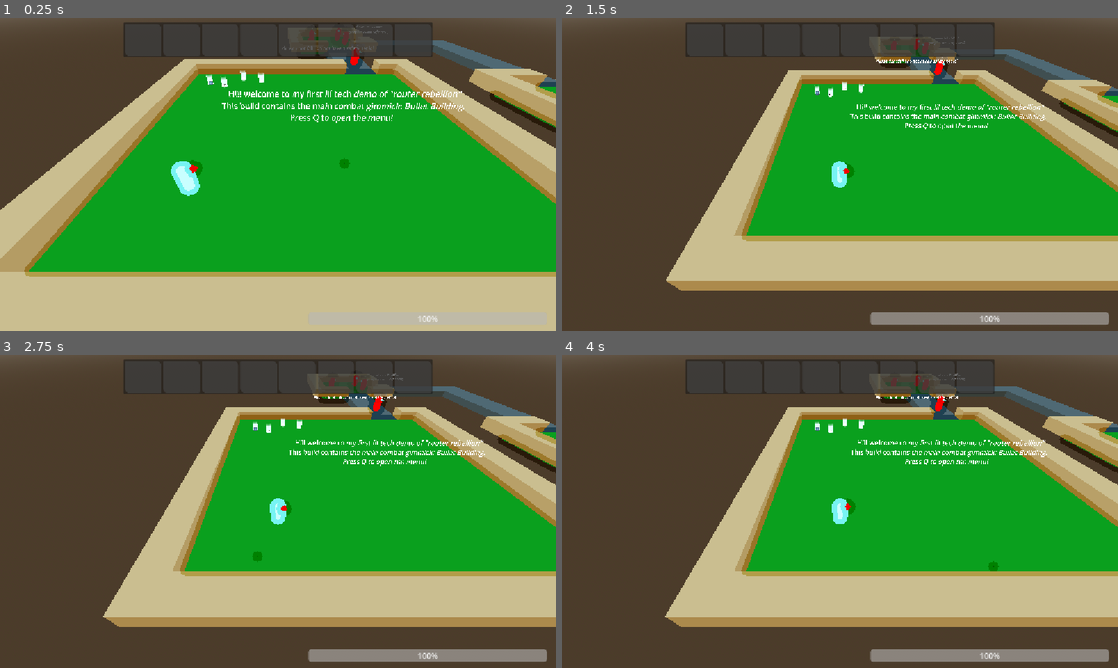
Above: before the commit, frames 1-4 (two rows, left to right).
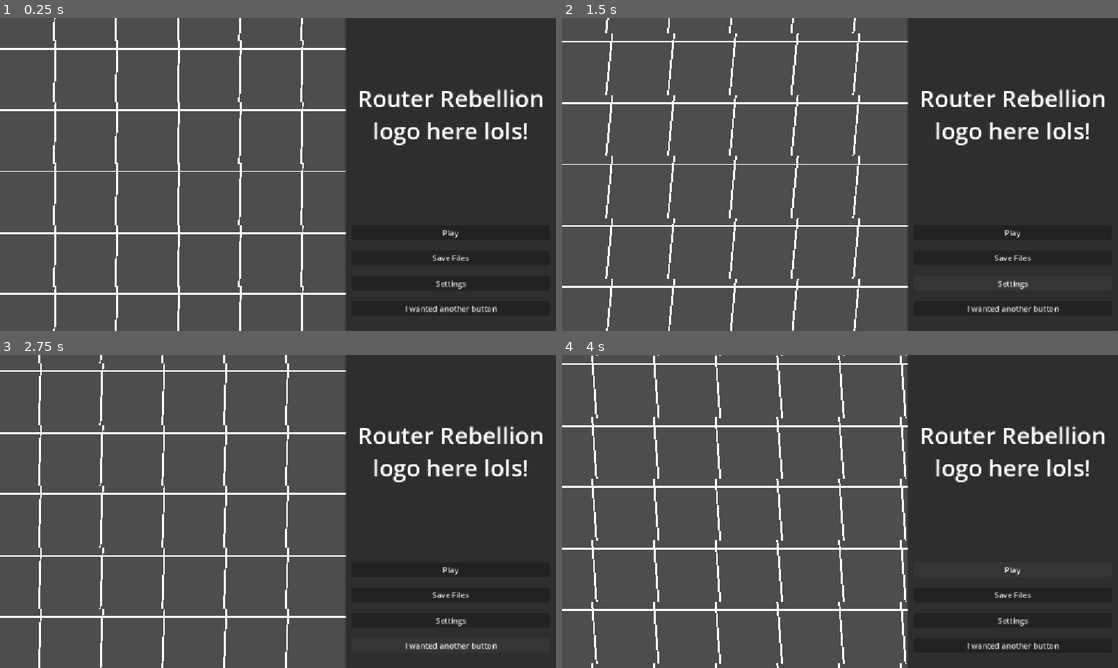
Above: after the commit, the same moments.

Repository: Kaplin86/Router-Rebellion
Game: Godot game, scene res://scenes/uiElements/mainMenu.tscn
Same seed, same stepped clock (60 frames per second), same inputs: the game is played once before the commit and once after it. Before the commit the project starts from res://scenes/testing.tscn. The engine's default icon, where the game draws it, is replaced by a stand-in: a white triangle on a blue panel in a dark square.
Inputs (mouse positions are in pixels of both pictures, inside the frame that each line leads up to):
- Up to frame 1 (0.25 s): no input
- Up to frame 2 (1.5 s): click (1012, 259) at 0.5 s, where only the run after the commit has a clickable "Save Files"; click (1012, 284) at 1.25 s, where only the run after the commit has a clickable "Settings"
- Up to frame 3 (2.75 s): click (450, 646) at 2 s, where only the run after the commit has a clickable "I wanted another button"
- Up to frame 4 (4 s): click (1012, 570) at 2.75 s, where only the run after the commit has a clickable "Play"; click (1012, 570) at 3.5 s, where only the run after the commit has a clickable "Play"

The runs differ from the first frame. In frame 1, 94% of the frame differs, in the area x 0-100%, y 0-100%; in frame 2, 94%; in frame 3, 93%; in frame 4, 94%.

Commit message:
main menu and enemy spawn triggers

Diff:
--- a/project.godot
+++ b/project.godot
@@ -11,7 +11,7 @@
 [application]
 
 config/name="Router Rebellion"
-run/main_scene="uid://bk0dotxgst7se"
+run/main_scene="uid://bbp3u6k5hjov3"
 config/features=PackedStringArray("4.6", "GL Compatibility")
 config/icon="res://icon.svg"
 
--- a/scenes/testing.tscn
+++ b/scenes/testing.tscn
@@ -11,6 +11,7 @@
 [ext_resource type="PackedScene" uid="uid://bjkqckhiyoipf" path="res://scenes/ground_item.tscn" id="8_gi1h7"]
 [ext_resource type="Script" uid="uid://xarx23kgsax4" path="res://scripts/resources/bulletPayload.gd" id="9_jjnc2"]
 [ext_resource type="Script" uid="uid://bn1yxx3psvedp" path="res://scripts/resources/statusEffect.gd" id="11_8mr64"]
+[ext_resource type="Script" uid="uid://cgd4d376xsd2s" path="res://scripts/triggers/enemySpawnTrigger.gd" id="12_utrvu"]
 
 [sub_resource type="NavigationMesh" id="NavigationMesh_5qbqa"]
 vertices = PackedVector3Array(-10.25, 4.5, -19.5, -10.5, 4.5, -23.5, -11.5, 4.5, -23.5, -11.5, 4.5, -18.5, 16.5, 4.5, - …(1118 unchanged characters)…
@@ -104,6 +105,14 @@
 visualType = "Scraps"
 metadata/_custom_type_script = "uid://xarx23kgsax4"
 
+[sub_resource type="BoxShape3D" id="BoxShape3D_yh20h"]
+size = Vector3(3.8510132, 4.8428955, 4.9296875)
+
+[sub_resource type="BoxShape3D" id="BoxShape3D_uf0dc"]
+size = Vector3(1, 3.246582, 4.444763)
+
+[sub_resource type="PrismMesh" id="PrismMesh_ci1tm"]
+
 [node name="Node3D" type="Node3D" unique_id=902027734]
 
 [node name="NavigationRegion3D" type="NavigationRegion3D" parent="." unique_id=1278466180]
@@ -265,26 +274,7 @@
 attackRange = 5
 base_movementSpeed = 200
 
-[node name="CharacterBody3D4" parent="." unique_id=69555869 instance=ExtResource("4_3dx25")]
-process_mode = 4
-transform = Transform3D(-0.03791693, 0, -0.99928087, 0, 1, 0, 0.99928087, 0, -0.03791693, -33.74184, 2.5, -7.189226)
-script = ExtResource("6_kri1i")
-attackRange = 5
-
-[node name="CharacterBody3D5" parent="." unique_id=1895944031 instance=ExtResource("4_3dx25")]
-process_mode = 4
-transform = Transform3D(0.97273946, 0, -0.23190066, 0, 1, 0, 0.23190066, 0, 0.97273946, -31.240685, 2.5, -1.846158)
-script = ExtResource("6_kri1i")
-attackRange = 5
-
-[node name="CharacterBody3D7" parent="." unique_id=839934690 instance=ExtResource("4_3dx25")]
-process_mode = 4
-transform = Transform3D(-0.97705674, 0, 0.21297929, 0, 1, 0, -0.21297929, 0, -0.97705674, -30.262476, 2.5000005, -7.790496)
-script = ExtResource("6_kri1i")
-attackRange = 5
-
 [node name="CharacterBody3D6" parent="." unique_id=654221772 instance=ExtResource("4_3dx25")]
-process_mode = 4
 transform = Transform3D(-2.677046, 0, -2.689879, 0, 3.795, 0, 2.689879, 0, -2.677046, -3.3133912, 4.970928, -41.005573)
 Hp = 100000000
 MaxHp = 100000000
@@ -307,3 +297,47 @@
 [node name="GroundItem4" parent="." unique_id=1399500853 instance=ExtResource("8_gi1h7")]
 transform = Transform3D(1, 0, 0, 0, 1, 0, 0, 0, 1, -11.766895, 1.7245572, 8.119394)
 Item = SubResource("Resource_utrvu")
+
+[node name="Area3D" type="Area3D" parent="." unique_id=439803314]
+script = ExtResource("12_utrvu")
+
+[node name="CollisionShape3D" type="CollisionShape3D" parent="Area3D" unique_id=80331697]
+transform = Transform3D(1, 0, 0, 0, 1, 0, 0, 0, 1, -29.958246, 1.9214478, -5.8345737)
+shape = SubResource("BoxShape3D_yh20h")
+
+[node name="CharacterBody3D4" parent="Area3D" unique_id=69555869 instance=ExtResource("4_3dx25")]
+process_mode = 4
+transform = Transform3D(-0.03791693, 0, -0.99928087, 0, 1, 0, 0.99928087, 0, -0.03791693, -32.60756, 2.5, -15.565064)
+visible = false
+script = ExtResource("6_kri1i")
+attackRange = 5
+base_movementSpeed = 100
+
+[node name="CharacterBody3D5" parent="Area3D" unique_id=1895944031 instance=ExtResource("4_3dx25")]
+process_mode = 4
+transform = Transform3D(0.97273946, 0, -0.23190066, 0, 1, 0, 0.23190066, 0, 0.97273946, -31.240685, 2.5, -13.976331)
+visible = false
+script = ExtResource("6_kri1i")
+attackRange = 5
+base_movementSpeed = 100
+
+[node name="CharacterBody3D7" parent="Area3D" unique_id=839934690 instance=ExtResource("4_3dx25")]
+process_mode = 4
+transform = Transform3D(-0.97705674, 0, 0.21297929, 0, 1, 0, -0.21297929, 0, -0.97705674, -31.356842, 2.5000005, -17.212559)
+visible = false
+script = ExtResource("6_kri1i")
+attackRange = 5
+base_movementSpeed = 100
+
+[node name="StaticBody3D" type="StaticBody3D" parent="Area3D" unique_id=30699384]
+process_mode = 4
+transform = Transform3D(1, 0, 0, 0, 1, 0, 0, 0, 1, -26.878733, 1.6928709, -6.116721)
+visible = false
+
+[node name="CollisionShape3D" type="CollisionShape3D" parent="Area3D/StaticBody3D" unique_id=613493497]
+transform = Transform3D(1, 0, 0, 0, 1, 0, 0, 0, 1, 0, 1.123291, -0.06137085)
+shape = SubResource("BoxShape3D_uf0dc")
+
+[node name="MeshInstance3D" type="MeshInstance3D" parent="Area3D/StaticBody3D" unique_id=42755218]
+transform = Transform3D(1, 0, 0, 0, 2.3713627, 0, 0, 0, 4.4267707, 0, 0, 0)
+mesh = SubResource("PrismMesh_ci1tm")
--- /dev/null
+++ b/scenes/uiElements/mainMenu.tscn
@@ -0,0 +1,130 @@
+[gd_scene format=3 uid="uid://bbp3u6k5hjov3"]
+
+[ext_resource type="Script" uid="uid://g1pj5oawjaq5" path="res://scripts/main_menu.gd" id="1_mimgg"]
+[ext_resource type="Texture2D" uid="uid://jrddly36s1uo" path="res://sprites/Ratio-1024x648.png" id="1_s4kk7"]
+
+[node name="Node2D" type="Control" unique_id=1840565244 node_paths=PackedStringArray("paralaxSkewNode")]
+layout_mode = 3
+anchors_preset = 15
+anchor_right = 1.0
+anchor_bottom = 1.0
+grow_horizontal = 2
+grow_vertical = 2
+script = ExtResource("1_mimgg")
+paralaxSkewNode = NodePath("Container/Parallax2D/Sprite2D")
+
+[node name="Container" type="Control" parent="." unique_id=1931459205]
+clip_contents = true
+anchors_preset = 0
+offset_right = 717.0
+offset_bottom = 648.0
+
+[node name="Parallax2D" type="Parallax2D" parent="Container" unique_id=1581832446]
+scroll_offset = Vector2(664, 214)
+repeat_size = Vector2(128, 127.275)
+autoscroll = Vector2(90, 90)
+repeat_times = 7
+screen_offset = Vector2(350, 350)
+
+[node name="Sprite2D" type="Node2D" parent="Container/Parallax2D" unique_id=1633393067]
+
+[node name="Control" type="Control" parent="Container/Parallax2D/Sprite2D" unique_id=415286994]
+layout_mode = 3
+anchors_preset = 0
+offset_left = -63.0
+offset_top = -63.274994
+offset_right = 64.0
+offset_bottom = 63.725006
+
+[node name="ColorRect" type="ColorRect" parent="Container/Parallax2D/Sprite2D/Control" unique_id=543529050]
+layout_mode = 0
+offset_right = 4.0
+offset_bottom = 128.0
+
+[node name="ColorRect2" type="ColorRect" parent="Container/Parallax2D/Sprite2D/Control" unique_id=131577393]
+layout_mode = 0
+offset_top = 19.0
+offset_right = 4.0
+offset_bottom = 147.0
+rotation = -1.5707964
+
+[node name="Panel" type="Panel" parent="." unique_id=2147021273]
+layout_mode = 0
+anchor_left = 0.6215278
+anchor_right = 1.0
+anchor_bottom = 1.0
+metadata/_edit_use_anchors_ = true
+
+[node name="VSplitContainer" type="VSplitContainer" parent="Panel" unique_id=1011520788]
+layout_mode = 1
+anchors_preset = 15
+anchor_right = 1.0
+anchor_bottom = 1.0
+grow_horizontal = 2
+grow_vertical = 2
+theme_override_constants/separation = 0
+split_offsets = PackedInt32Array(399)
+dragging_enabled = false
+dragger_visibility = 2
+split_offset = 399
+
+[node name="RichTextLabel2" type="RichTextLabel" parent="Panel/VSplitContainer" unique_id=580090830]
+layout_mode = 2
+theme_override_font_sizes/normal_font_size = 48
+text = "Router Rebellion logo here lols!"
+horizontal_alignment = 1
+vertical_alignment = 1
+metadata/_edit_use_anchors_ = true
+
+[node name="MarginContainer" type="MarginContainer" parent="Panel/VSplitContainer" unique_id=1510293273]
+layout_mode = 2
+theme_override_constants/margin_left = 13
+theme_override_constants/margin_top = 13
+theme_override_constants/margin_right = 13
+theme_override_constants/margin_bottom = 13
+
+[node name="VBoxContainer" type="VBoxContainer" parent="Panel/VSplitContainer/MarginContainer" unique_id=672603692]
+layout_mode = 2
+size_flags_vertical = 3
+
+[node name="Spacer" type="Control" parent="Panel/VSplitContainer/MarginContainer/VBoxContainer" unique_id=1229851930]
+layout_mode = 2
+size_flags_vertical = 3
+
+[node name="Button" type="Button" parent="Panel/VSplitContainer/MarginContainer/VBoxContainer" unique_id=535551312]
+layout_mode = 2
+text = "Play"
+
+[node name="Spacer5" type="Control" parent="Panel/VSplitContainer/MarginContainer/VBoxContainer" unique_id=1537554510]
+layout_mode = 2
+size_flags_vertical = 3
+
+[node name="Button4" type="Button" parent="Panel/VSplitContainer/MarginContainer/VBoxContainer" unique_id=2062725362]
+layout_mode = 2
+text = "Save Files"
+
+[node name="Spacer2" type="Control" parent="Panel/VSplitContainer/MarginContainer/VBoxContainer" unique_id=1451814355]
+layout_mode = 2
+size_flags_vertical = 3
+
+[node name="Button2" type="Button" parent="Panel/VSplitContainer/MarginContainer/VBoxContainer" unique_id=1482289212]
+layout_mode = 2
+text = "Settings"
+
+[node name="Spacer3" type="Control" parent="Panel/VSplitContainer/MarginContainer/VBoxContainer" unique_id=1840177697]
+layout_mode = 2
+size_flags_vertical = 3
+
+[node name="Button3" type="Button" parent="Panel/VSplitContainer/MarginContainer/VBoxContainer" unique_id=1295401027]
+layout_mode = 2
+text = "I wanted another button"
+
+[node name="Spacer4" type="Control" parent="Panel/VSplitContainer/MarginContainer/VBoxContainer" unique_id=1137184794]
+layout_mode = 2
+size_flags_vertical = 3
+
+[node name="Ratio1024x648" type="Sprite2D" parent="." unique_id=1721171582]
+visible = false
+position = Vector2(581.5, 321.5)
+scale = Vector2(1.1728516, 1.0601852)
+texture = ExtResource("1_s4kk7")
--- /dev/null
+++ b/scripts/main_menu.gd
@@ -0,0 +1,13 @@
+extends Control
+
+@export var paralaxSkewNode : Node2D
+
+var dt = 0
+
+func _process(delta: float) -> void:
+	dt += delta
+	animateUI()
+
+func animateUI():
+	if paralaxSkewNode:
+		paralaxSkewNode.skew = sin(dt) * 0.1
--- /dev/null
+++ b/scripts/triggers/enemySpawnTrigger.gd
@@ -0,0 +1,17 @@
+extends Area3D
+class_name EnemySpawnTrigger
+
+var spawned = false
+
+func _ready() -> void:
+	connect("body_entered",checkPlayer)
+
+func checkPlayer(body):
+	if body is PlayerCharacter and !spawned:
+		spawned = true
+		spawn()
+
+func spawn():
+	for I in get_children():
+		I.process_mode = Node.PROCESS_MODE_INHERIT
+		I.visible = true
Binary file added: scenes/uiElements/Ratio-1024x648.png
Not shown, added: scenes/uiElements/Ratio-1024x648.png.import
Not shown, added: scripts/main_menu.gd.uid
Not shown, added: scripts/triggers/enemySpawnTrigger.gd.uid
Binary file added: sprites/Ratio-1024x648.png
Not shown, added: sprites/Ratio-1024x648.png.import
